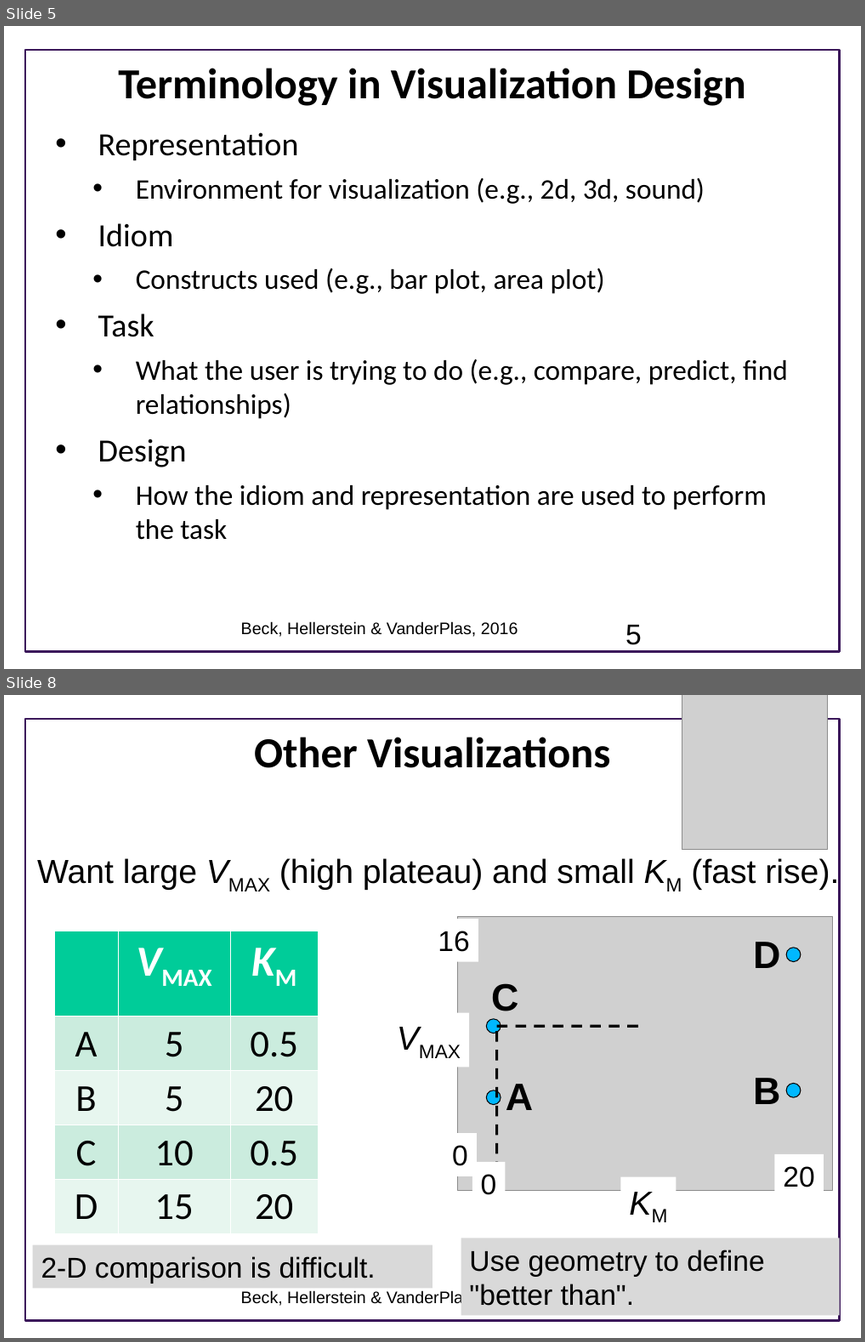
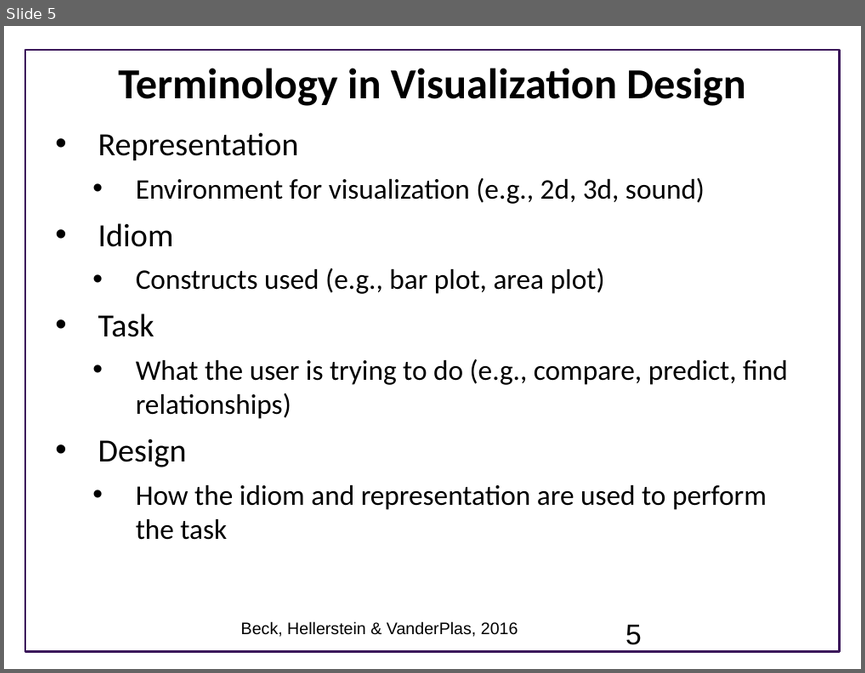
Before and after one commit to UWSEDS/LectureNotes, a slide deck: 05-Visualization-in-Python/Visualization in Python.ppt. Shown one above the other, each under a label of ours: slides 5 and 8 before the commit, slide 5 after it; the slides between them are not shown. The pictures are 865x1342 and 865x673 pixels, drawn with LibreOffice and Linux fonts; fonts in the diff are those of the drawing; grey boxes stand for pictures; background and template pictures are left out. Boxes give left, top, right and bottom in pixels: in the first picture for what was removed or moved away, otherwise in the second. Text is boxed around its words. In the diff, an @@ line names an element or a change of style, - is before the commit and + after.

Commit message:
Updated slides

```diff
--- a/05-Visualization-in-Python/Visualization in Python.ppt
+++ b/05-Visualization-in-Python/Visualization in Python.ppt
@@ slide 8 removed at (4, 695, 861, 1338), background #FFFFFF; not listed: 1 template element that a slide beside it also shows @@
@@ picture removed at (682, 695, 828, 850) @@
@@ title removed at (254, 737, 610, 768) @@
-Other Visualizations
@@ text removed at (37, 857, 839, 890) @@
-Want large VMAX (high plateau) and small KM (fast rise).
@@ table removed at (53, 930, 318, 1233), 5 rows, 3 columns @@
- | VMAX | KM
-A | 5 | 0.5
-B | 5 | 20
-C | 10 | 0.5
-D | 15 | 20
@@ group removed at (388, 916, 832, 1231): 5 rectangles, 4 ellipses, 4 texts, 1 picture @@
-0
-20
-16
-0
-KM
-VMAX
-C
-B
-D
@@ line removed from (497, 1026) to (642, 1026) @@
@@ line removed from (497, 1031) to (497, 1161) @@
@@ text removed at (506, 1083, 533, 1110) @@
-A
@@ rectangle removed at (32, 1245, 432, 1288) @@
-2-D comparison is difficult.
@@ rectangle removed at (460, 1237, 840, 1315) @@
-Use geometry to define "better than".
@@ text removed at (241, 1290, 518, 1305) @@
-Beck, Hellerstein & VanderPlas, 2016
@@ page number removed at (625, 1301, 642, 1304) @@
-8
```
Also in this commit, not shown: 3 other slides removed, 1 other file.
